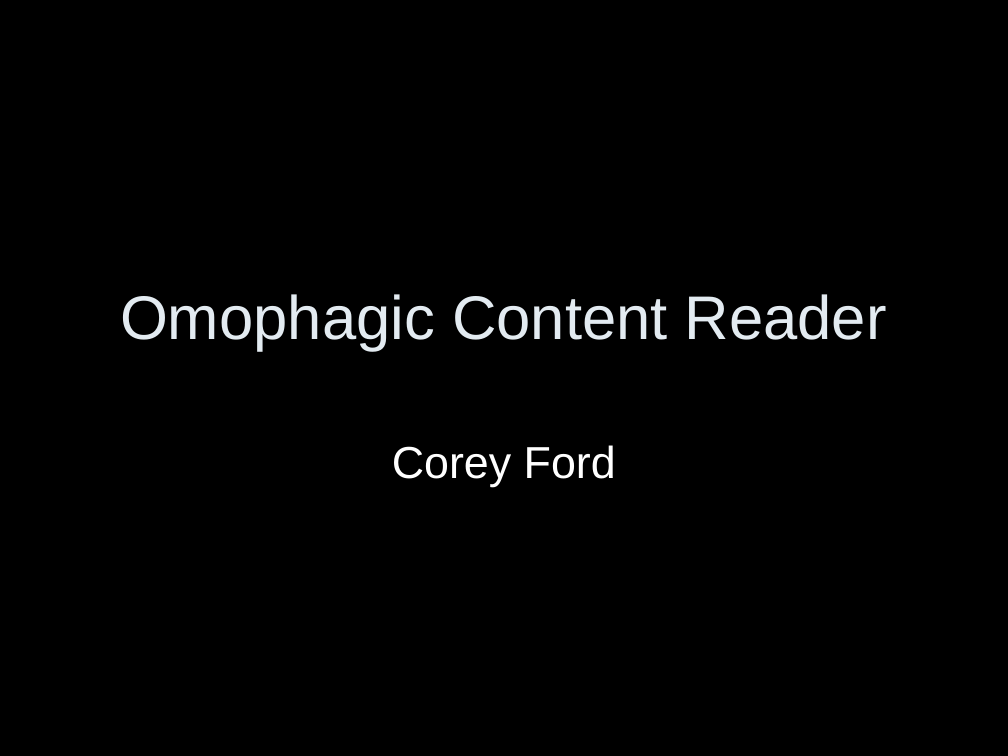
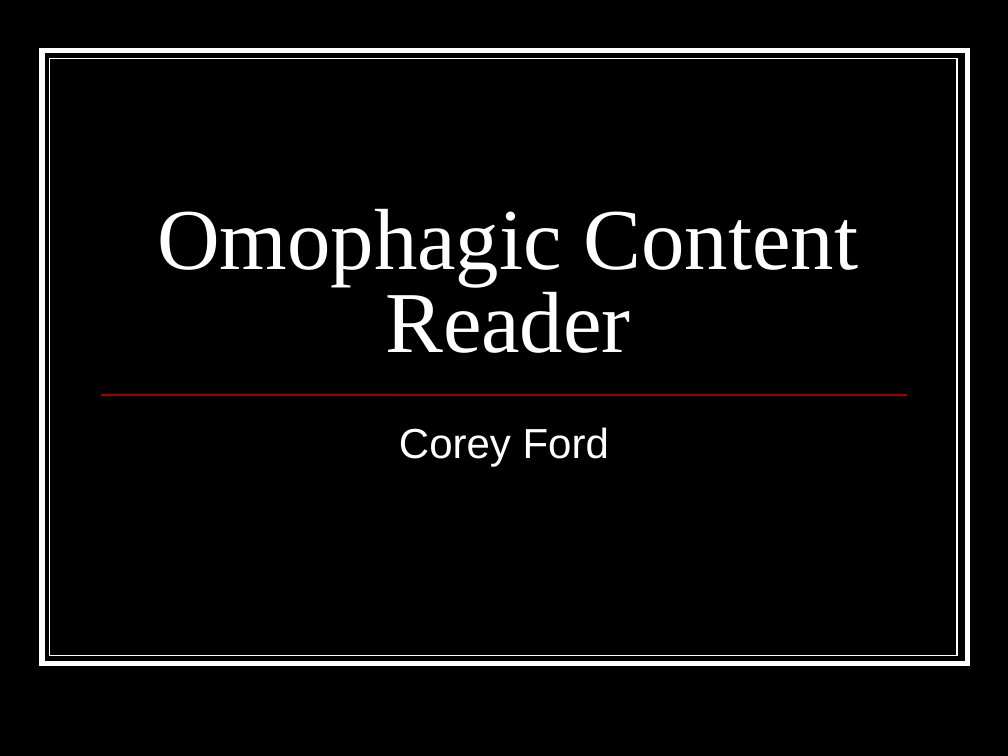
Before and after one commit to coyotebush/OCR, a slide deck: slide 1 of presentation/OCR.ppt. Drawn at 1008x756 pixels with LibreOffice and Linux fonts; fonts in the diff are those of the drawing. Boxes give left, top, right and bottom in pixels: in the first picture for what was removed or moved away, otherwise in the second. Text is boxed around its words. In the diff, an @@ line names an element or a change of style, - is before the commit and + after.

```diff
--- a/presentation/OCR.ppt
+++ b/presentation/OCR.ppt
@@ rectangle added at [42,50,968,663], fill #000000, outline #FFFFFF 4 pt @@
@@ rectangle added at [49,58,957,655], outline #FFFFFF 0.74 pt @@
@@ title "Omophagic Content Reader": place and size @@
-title "Omophagic Content Reader" at [120,294,887,351]
+title "Omophagic Content Reader" at [157,208,859,353]
@@ title "Omophagic Content Reader" at [157,208,859,353]: size 44 to 62 pt, font Arial to Times New Roman, text colour #E3EBF1 to #FFFFFF; line spacing 1 to 0.8; vertical alignment middle to bottom @@
@@ line added from (101, 395) to (907, 395), #990000 1.5 pt @@
@@ subtitle "Corey Ford": place and size @@
-subtitle "Corey Ford" at [392,445,616,487]
+subtitle "Corey Ford" at [399,427,609,467]
@@ subtitle "Corey Ford" at [399,427,609,467]: size 32 to 30 pt @@
```
Also in this commit, not shown: 6 other slides changed, 1 slide added, 1 slide removed.
